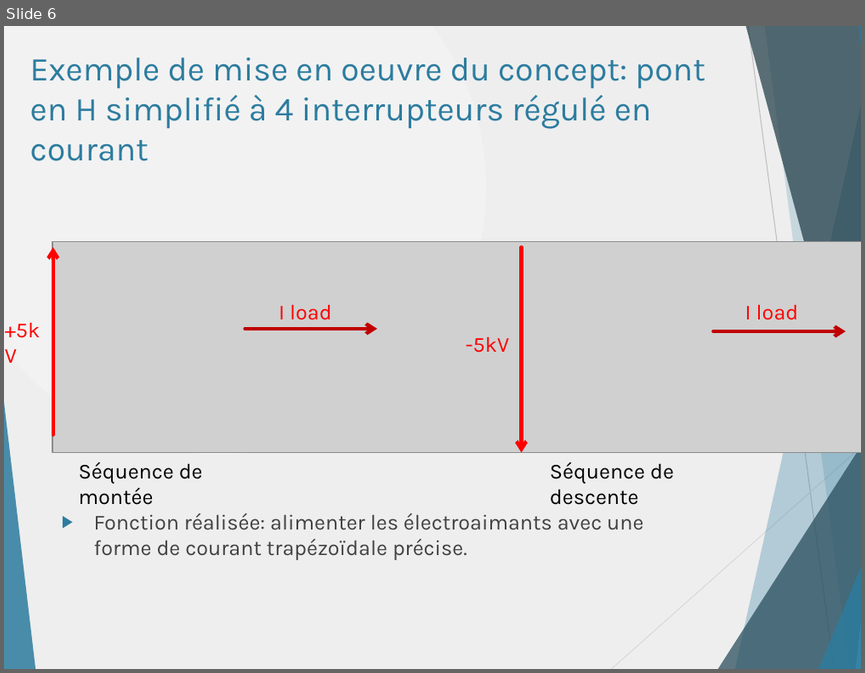
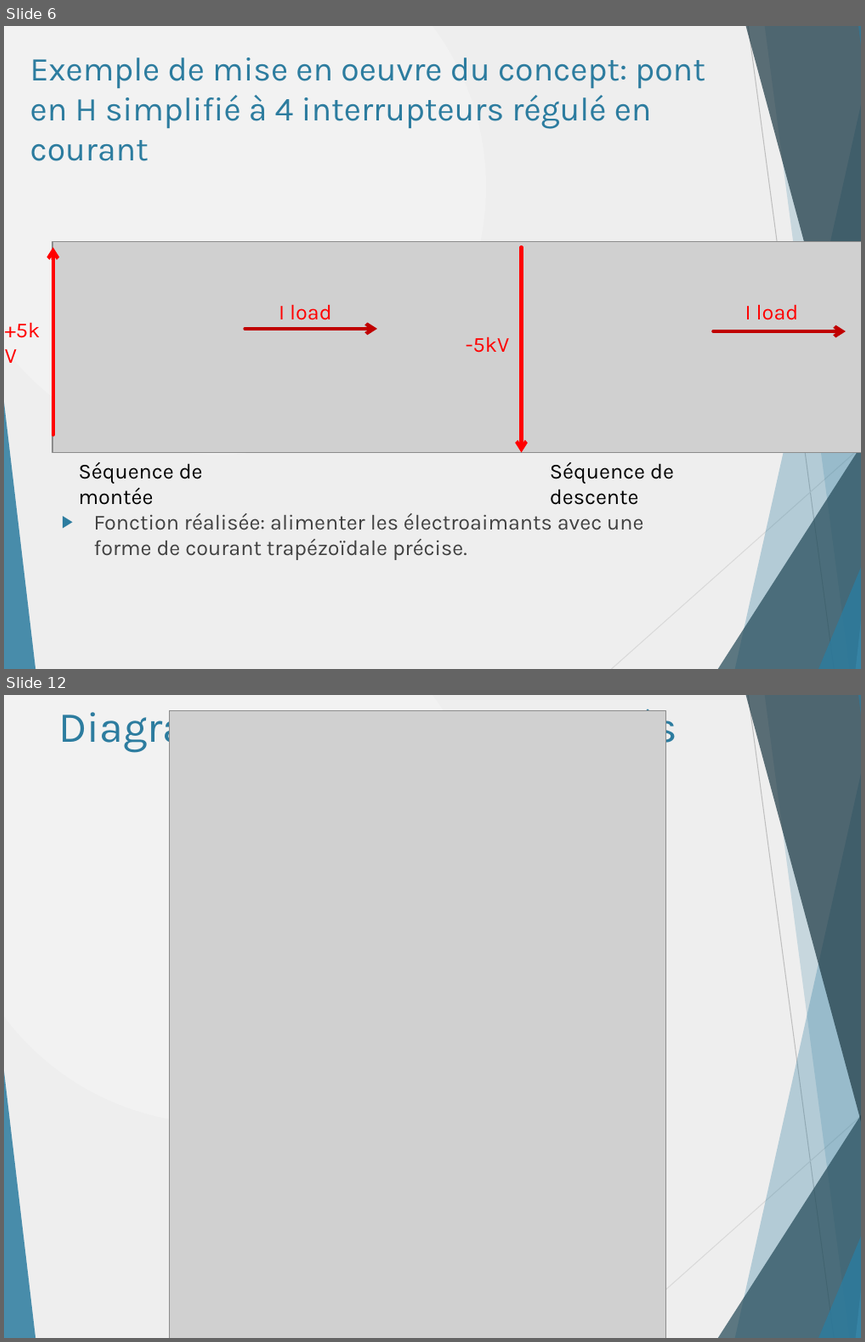
Before and after one commit to danthib76/DesignIV, a slide deck: Remise/Remise 2/Presentation1_corrigee_DT.pptx. Shown one above the other, each under a label of ours: slide 6 before the commit, slides 6 and 12 after it; the slides between them are not shown. The pictures are 865x673 and 865x1342 pixels, drawn with LibreOffice and Linux fonts; fonts in the diff are those of the drawing; grey boxes stand for pictures. Boxes give left, top, right and bottom in pixels: in the first picture for what was removed or moved away, otherwise in the second. Text is boxed around its words. In the diff, an @@ line names an element or a change of style, - is before the commit and + after.

```diff
--- a/Remise/Remise 2/Presentation1_corrigee_DT.pptx
+++ b/Remise/Remise 2/Presentation1_corrigee_DT.pptx
@@ slide 12 added at (x1=4, y1=695, x2=861, y2=1338), background gradient #F2F2F2 to #EEEEEE; not listed: 10 template elements that a slide beside it also shows @@
@@ title added at (x1=58, y1=709, x2=678, y2=752), 36 pt, text #2C7C9F @@
+Diagramme des fonctionnalités
@@ picture added at (x1=170, y1=711, x2=666, y2=1338) @@
```
Also in this commit, not shown: 3 slides changed, 6 other slides added.
